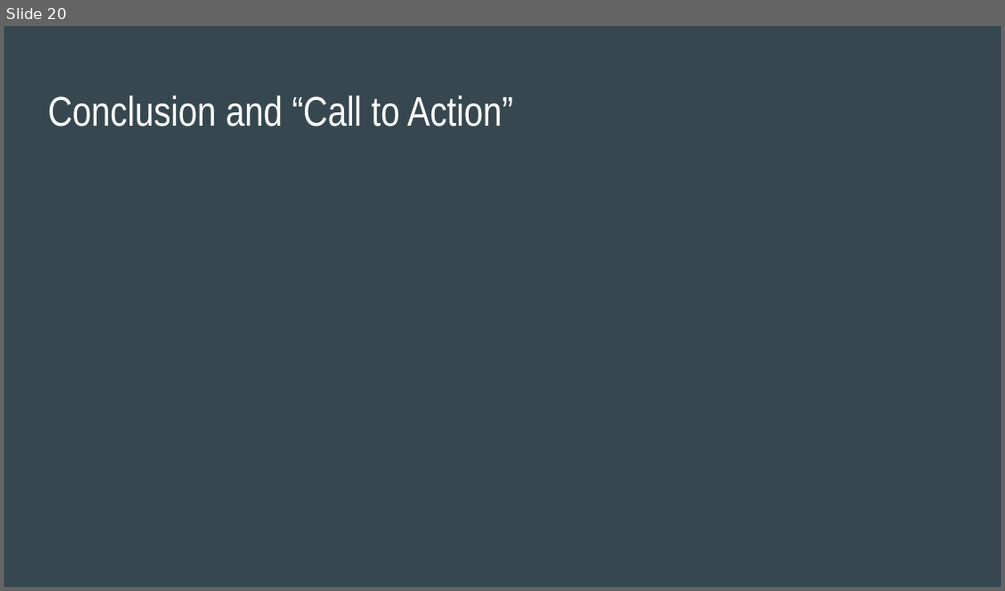
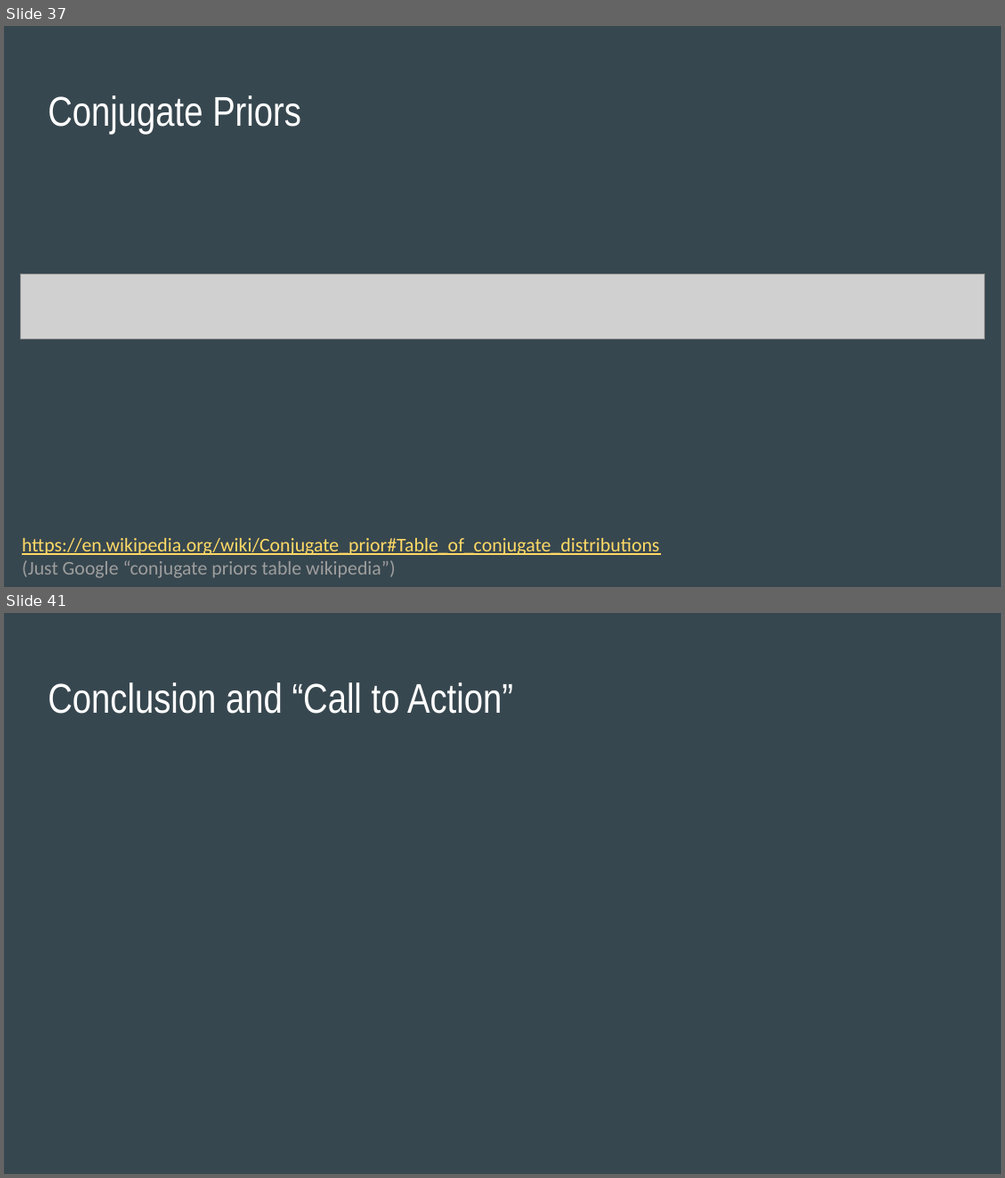
Before and after one commit to SThornewillvE/Hamburg_DS_Meetup_Bayesian-Stats_Intro, a slide deck: slides/intro_to_bayes_slides.pptx. Shown one above the other, each under a label of ours: slide 20 before the commit, slides 37 and 41 after it; the slides between them are not shown. The pictures are 1005x591 and 1005x1178 pixels, drawn with LibreOffice and Linux fonts; fonts in the diff are those of the drawing; grey boxes stand for pictures. Boxes give left, top, right and bottom in pixels: in the first picture for what was removed or moved away, otherwise in the second. Text is boxed around its words. In the diff, an @@ line names an element or a change of style, - is before the commit and + after.

Commit message:
Complete slides up to conjugate priors

```diff
--- a/slides/intro_to_bayes_slides.pptx
+++ b/slides/intro_to_bayes_slides.pptx
@@ slide 37 added at bbox=[4, 26, 1001, 587], background #37474F @@
@@ title added at bbox=[48, 95, 301, 134], 30 pt, text #FFFFFF @@
+Conjugate Priors
@@ picture added at bbox=[21, 274, 985, 339] @@
@@ text added at bbox=[22, 538, 659, 578], 14 pt, text #FFD966, underline @@
+https://en.wikipedia.org/wiki/Conjugate_prior#Table_of_conjugate_distributions
+(Just Google “conjugate priors table wikipedia”)
@@ what was slide 20 is now slide 41 @@
```
Also in this commit, not shown: 1 slide changed, 22 other slides added, 2 slides removed, 1 other file.
